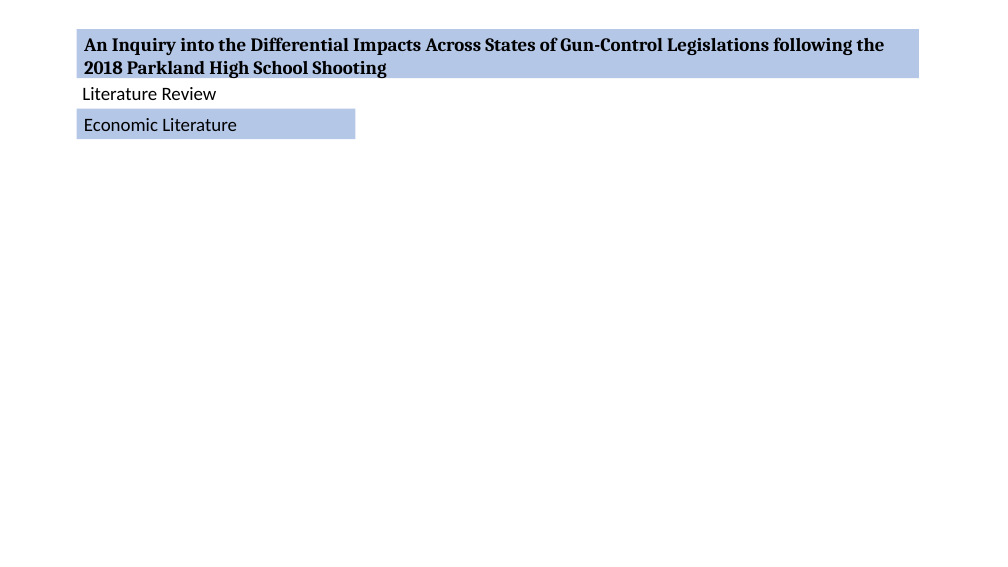
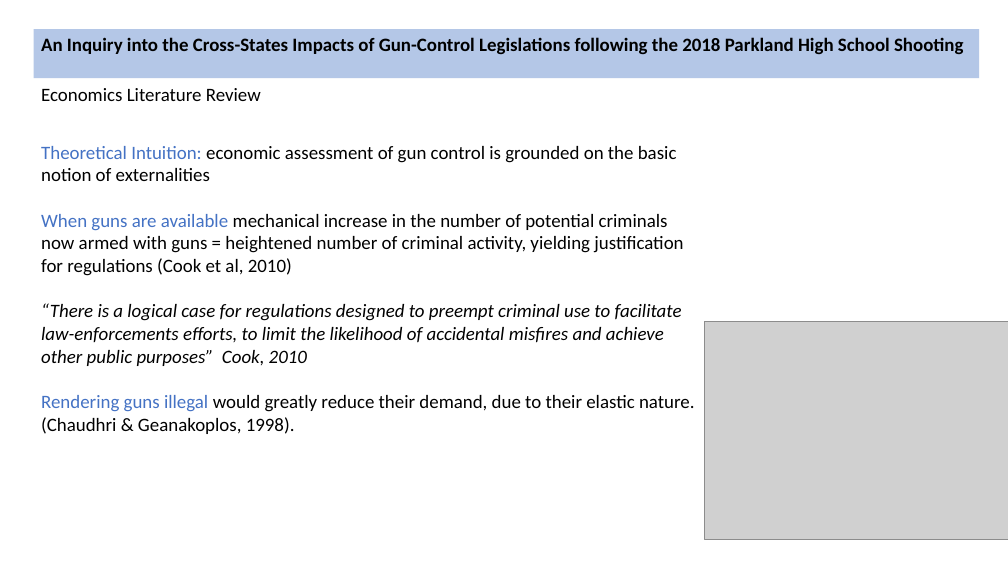
Before and after one commit to Arthur-Langlois/seminar, a slide deck: slide 5 of slides/slides 2.pptx. Drawn at 1008x567 pixels with LibreOffice and Linux fonts; fonts in the diff are those of the drawing; grey boxes stand for pictures. Boxes give left, top, right and bottom in pixels: in the first picture for what was removed or moved away, otherwise in the second. Text is boxed around its words. In the diff, an @@ line names an element or a change of style, - is before the commit and + after.

Commit message:
added lit review and slides

```diff
--- a/slides/slides 2.pptx
+++ b/slides/slides 2.pptx
@@ rectangle "An Inquiry into the Cross-States ...": place and size @@
-rectangle "An Inquiry into the Cross-States ..." at bbox=[76, 29, 919, 79]
+rectangle "An Inquiry into the Cross-States ..." at bbox=[34, 29, 980, 79]
@@ text in rectangle at bbox=[41, 37, 963, 54]: text changed; font Cambria to Calibri @@
-An Inquiry into the Differential Impacts Across States of Gun-Control Legislations following the 2018 Parkland High School Shooting
+An Inquiry into the Cross-States Impacts of Gun-Control Legislations following the 2018 Parkland High School Shooting
@@ text at bbox=[41, 88, 261, 101]: text changed @@
-Literature Review
+Economics Literature Review
@@ rectangle removed at bbox=[76, 109, 355, 139] @@
-Economic Literature
@@ text added at bbox=[41, 146, 695, 434], 18 pt, text #000000 @@
+Theoretical Intuition: economic assessment of gun control is grounded on the basic notion of externalities
+When guns are available mechanical increase in the number of potential criminals now armed with guns = heightened number of criminal activity, yielding justification for regulations (Cook et al, 2010)
+“There is a logical case for regulations designed to preempt criminal use to facilitate law-enforcements efforts, to limit the likelihood of accidental misfires and achieve other public purposes” Cook, 2010
+Rendering guns illegal would greatly reduce their demand, due to their elastic nature. (Chaudhri & Geanakoplos, 1998).
@@ picture added at bbox=[705, 321, 1008, 540] @@
```
Also in this commit, not shown: 6 other slides changed, 5 other files.
